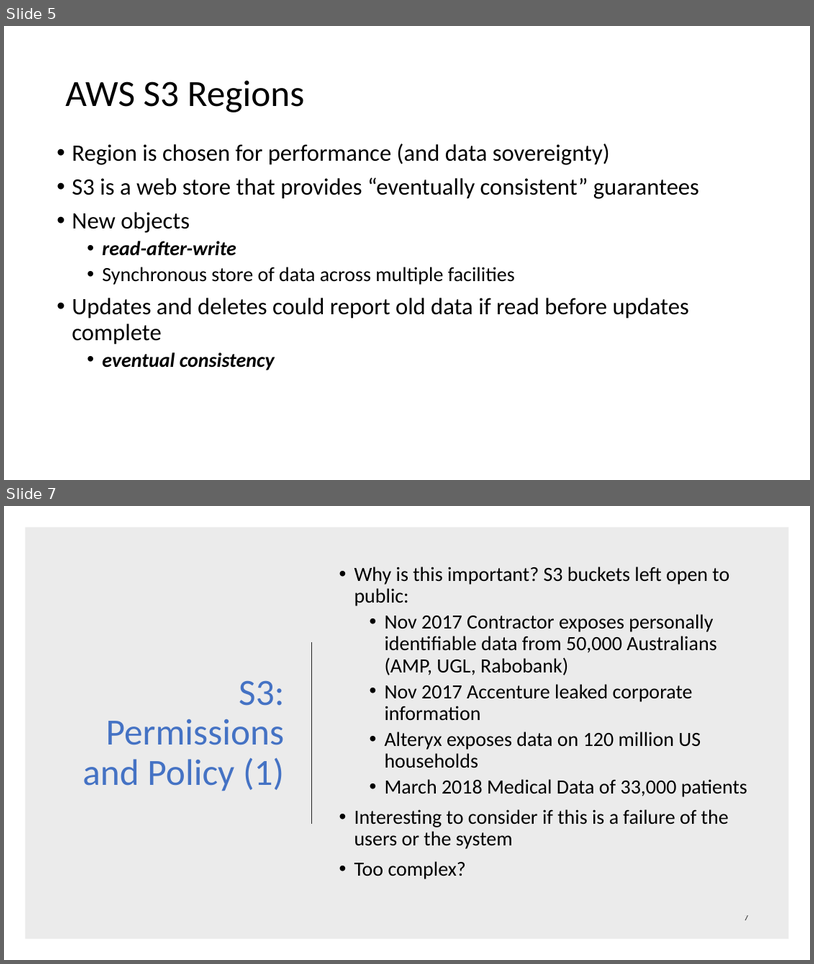
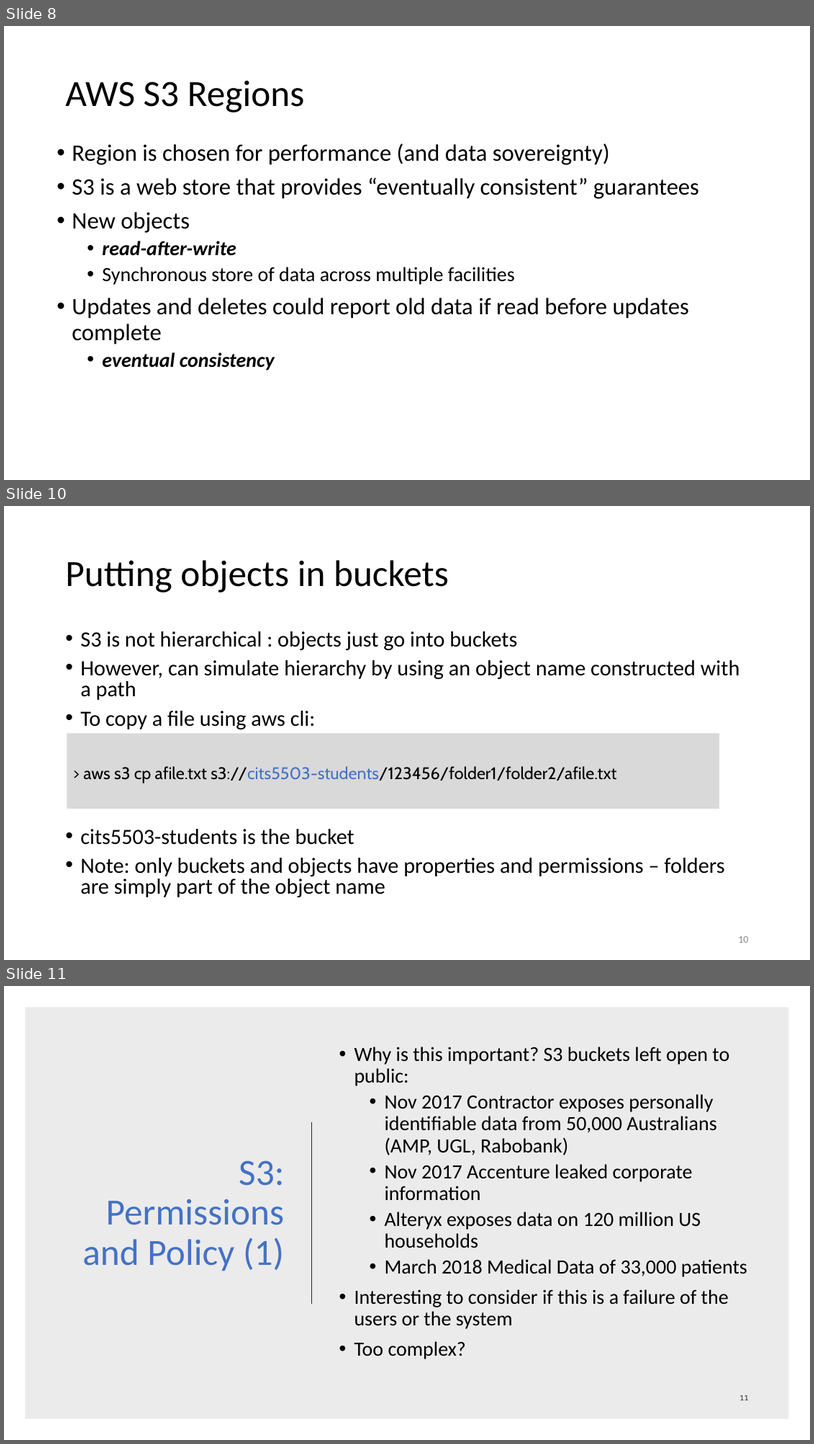
Before and after one commit to uwacsp/cits5503, a slide deck: Lectures/CITS5503LectureStorage.pptx. Shown one above the other, each under a label of ours: slides 5 and 7 before the commit, slides 8, 10 and 11 after it; the slides between them are not shown. The pictures are 814x964 and 814x1444 pixels, drawn with LibreOffice and Linux fonts; fonts in the diff are those of the drawing. Boxes give left, top, right and bottom in pixels: in the first picture for what was removed or moved away, otherwise in the second. Text is boxed around its words. In the diff, an @@ line names an element or a change of style, - is before the commit and + after.

```diff
--- a/Lectures/CITS5503LectureStorage.pptx
+++ b/Lectures/CITS5503LectureStorage.pptx
@@ slide 10 added at bbox=[4, 506, 810, 960], background #FFFFFF @@
@@ title added at bbox=[65, 560, 449, 592], 44 pt, text #000000 @@
+Putting objects in buckets
@@ text added at bbox=[80, 631, 740, 897], 25.9 pt, text #000000 @@
+• S3 is not hierarchical : objects just go into buckets
+• However, can simulate hierarchy by using an object name constructed with a path
+• To copy a file using aws cli:
+• cits5503-students is the bucket
+• Note: only buckets and objects have properties and permissions – folders are simply part of the object name
@@ rectangle added at bbox=[67, 733, 720, 808], fill #D9D9D9, 20 pt, text #000000 @@
+> aws s3 cp afile.txt s3://cits5503-students/123456/folder1/folder2/afile.txt
@@ page number added at bbox=[738, 936, 748, 942], 12 pt, text #8C8C8C @@
+10
@@ what was slide 5 is now slide 8 @@
@@ what was slide 7 is now slide 11 @@
@@ page number at bbox=[740, 1395, 748, 1400]: text changed @@
-7
+11
```
Also in this commit, not shown: 2 slides changed, 7 other slides added, 1 other file.
